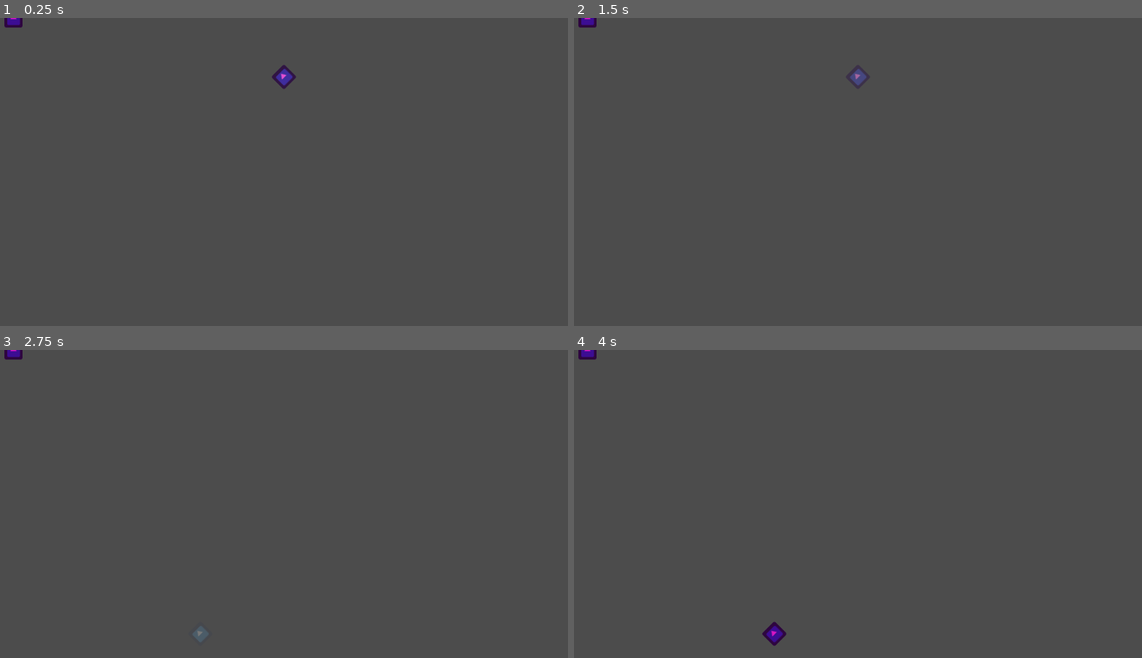
Above: before the commit, frames 1-4 (two rows, left to right).
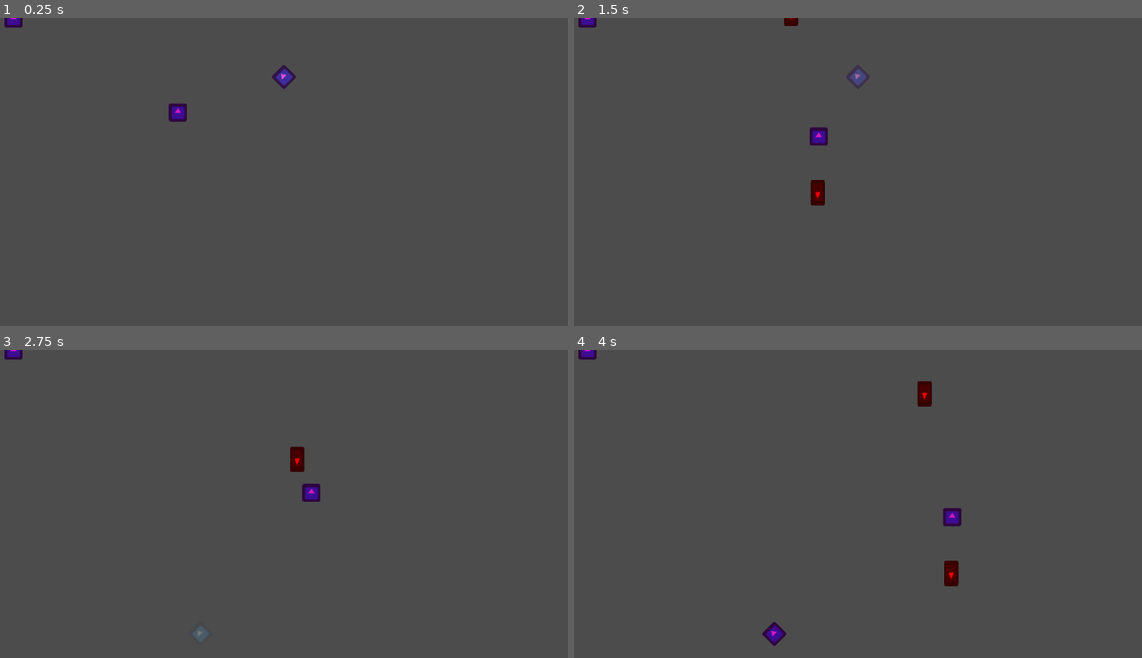
Above: after the commit, the same moments.

Repository: malachi2237/Cyber-Invader
Game: Godot game, scene res://Enemies/EnemyTestZone.tscn
The game is run twice, just before and just after one commit, with the same random seed, the same clock (stepped at 60 frames per second) and the same inputs. This scene is started directly instead of the project's main scene. The engine's default icon, where the game draws it, is replaced by a stand-in: a white triangle on a blue panel in a dark square.
Inputs:
- Up to frame 1 (0.25 s): no input
- Up to frame 2 (1.5 s): hold D (player_move_right) 0.53-1.28 s; hold Space (player_shoot) 0.53-1.28 s; hold S (player_move_down) from 1.28 s (still down); tap Space (player_shoot) at 1.35 s
- Up to frame 3 (2.75 s): release S (player_move_down) at 2.03 s; hold D (player_move_right) from 2.03 s (still down); hold Space (player_shoot) from 2.03 s (still down)
- Up to frame 4 (4 s): release D (player_move_right) at 2.78 s; release Space (player_shoot) at 2.78 s; hold W (player_move_up) 2.78-3.53 s; tap Space (player_shoot) at 2.85 s; hold A (player_move_left) from 3.53 s (still down); hold Space (player_shoot) from 3.53 s (still down)

The runs differ from the first frame. In frame 1, 0.2% of the frame differs, in the area x 29-33%, y 27-34%; in frame 2, 0.5%; in frame 3, 0.4%; in frame 4, 0.6%, in the area x 60-69%, y 10-77%.

Commit message:
Actually added Byters and adjusted speed

Diff:
--- /dev/null
+++ b/Enemies/Byters.gd
@@ -0,0 +1,14 @@
+extends Enemy
+
+export(float) var movement_angle = 20
+export(float) var movement_speed = 50
+export(bool) var facing_right = true
+
+func _process(delta) -> void:
+	var direction = Vector2.RIGHT.rotated(deg2rad(movement_angle))
+	direction.normalized()
+
+	if (!facing_right):
+		direction.x = -direction.x
+
+	translate(direction * movement_speed * delta)
--- /dev/null
+++ b/Enemies/Byters.tscn
@@ -0,0 +1,26 @@
+[gd_scene load_steps=5 format=2]
+
+[ext_resource path="res://Enemies/Byters.gd" type="Script" id=1]
+[ext_resource path="res://icon.png" type="Texture" id=2]
+[ext_resource path="res://Bullets/BulletSpawner.gd" type="Script" id=3]
+
+[sub_resource type="CircleShape2D" id=1]
+radius = 15.0
+
+[node name="Byter" type="Area2D"]
+script = ExtResource( 1 )
+movement_speed = 100.0
+
+[node name="EnemySprite" type="Sprite" parent="."]
+modulate = Color( 0.85098, 0.0901961, 0.768627, 1 )
+scale = Vector2( 0.5, 0.5 )
+texture = ExtResource( 2 )
+
+[node name="EnemyBox" type="CollisionShape2D" parent="."]
+shape = SubResource( 1 )
+
+[node name="BulletSpawner" type="Node2D" parent="."]
+script = ExtResource( 3 )
+initial_rotation = 90.0
+rotation_speed = 0.0
+shot_timer = 0.5
--- a/Enemies/EnemyTestZone.tscn
+++ b/Enemies/EnemyTestZone.tscn
@@ -1,7 +1,8 @@
-[gd_scene load_steps=4 format=2]
+[gd_scene load_steps=5 format=2]
 
 [ext_resource path="res://Enemies/Enemy.tscn" type="PackedScene" id=1]
 [ext_resource path="res://Enemies/Glitchy.tscn" type="PackedScene" id=2]
+[ext_resource path="res://Enemies/Byters.tscn" type="PackedScene" id=3]
 
 [sub_resource type="Curve2D" id=1]
 _data = {
@@ -23,3 +24,6 @@
 
 [node name="Glitchy" parent="." instance=ExtResource( 2 )]
 position = Vector2( 524, 104 )
+
+[node name="Byter" parent="." instance=ExtResource( 3 )]
+position = Vector2( 314, 158 )
--- a/project.godot
+++ b/project.godot
@@ -9,7 +9,7 @@
 config_version=4
 
 _global_script_classes=[ {
-"base": "Node",
+"base": "Node2D",
 "class": "BulletSpawner",
 "language": "GDScript",
 "path": "res://Bullets/BulletSpawner.gd"
